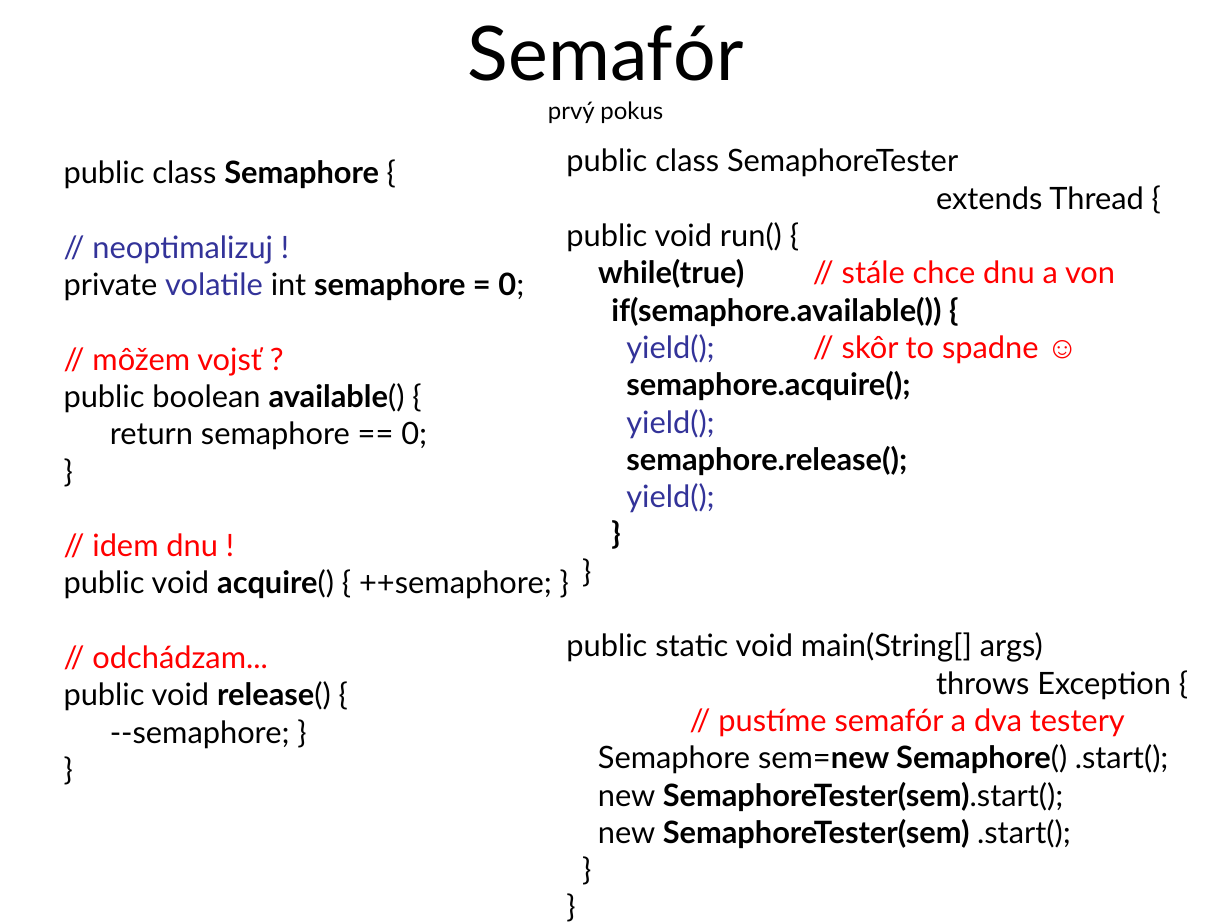
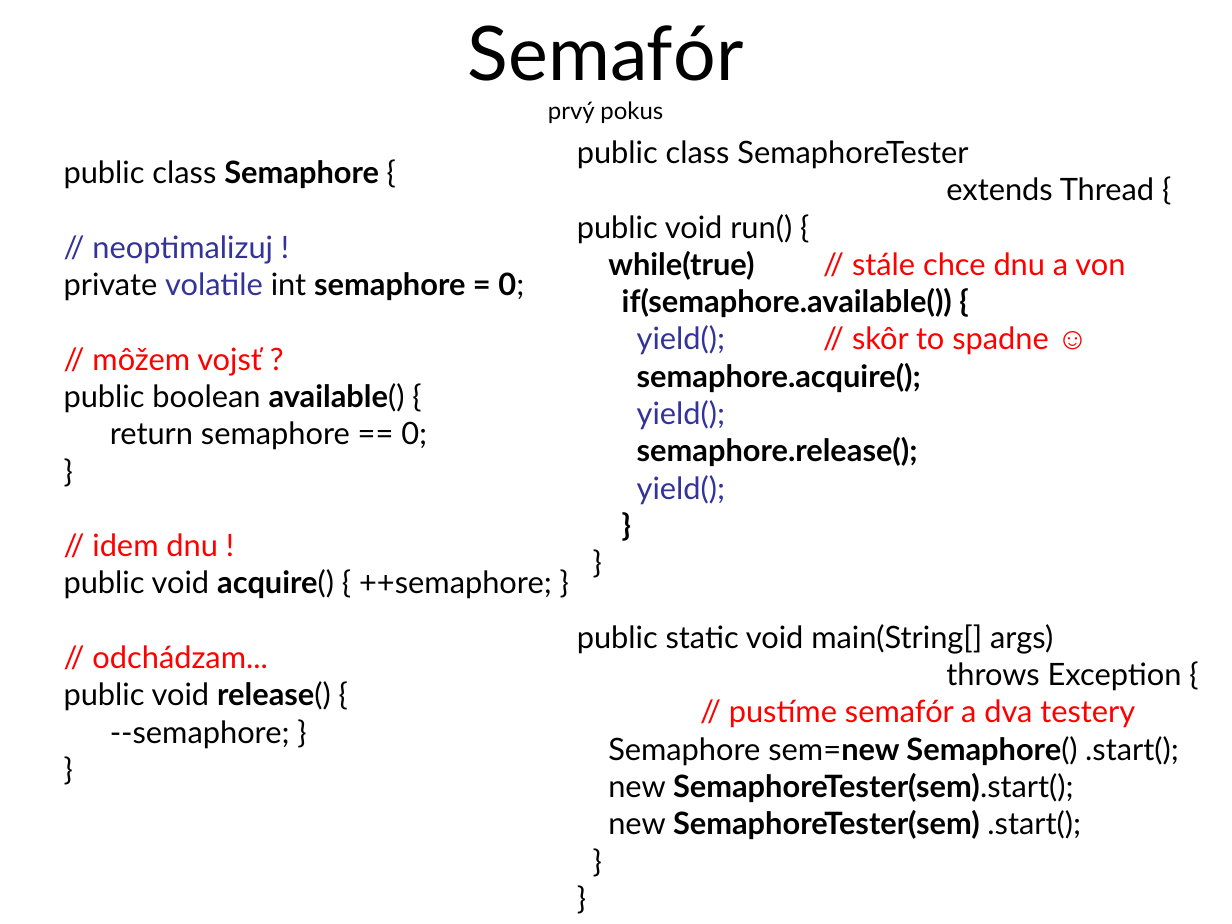
Before and after one commit to Programovanie4/Prednasky, a slide deck: slide 11 of 10/10_java.ppt. Drawn at 1232x924 pixels with LibreOffice and Linux fonts; fonts in the diff are those of the drawing. Boxes give left, top, right and bottom in pixels: in the first picture for what was removed or moved away, otherwise in the second. Text is boxed around its words. In the diff, an @@ line names an element or a change of style, - is before the commit and + after.

```diff
--- a/10/10_java.ppt
+++ b/10/10_java.ppt
@@ text "public class SemaphoreTester": place and size @@
-text "public class SemaphoreTester" at box(566, 148, 1171, 848)
+text "public class SemaphoreTester" at box(577, 140, 1182, 839)
```
Also in this commit, not shown: 16 other slides changed, 6 slides added, 6 slides removed, 4 other files.
